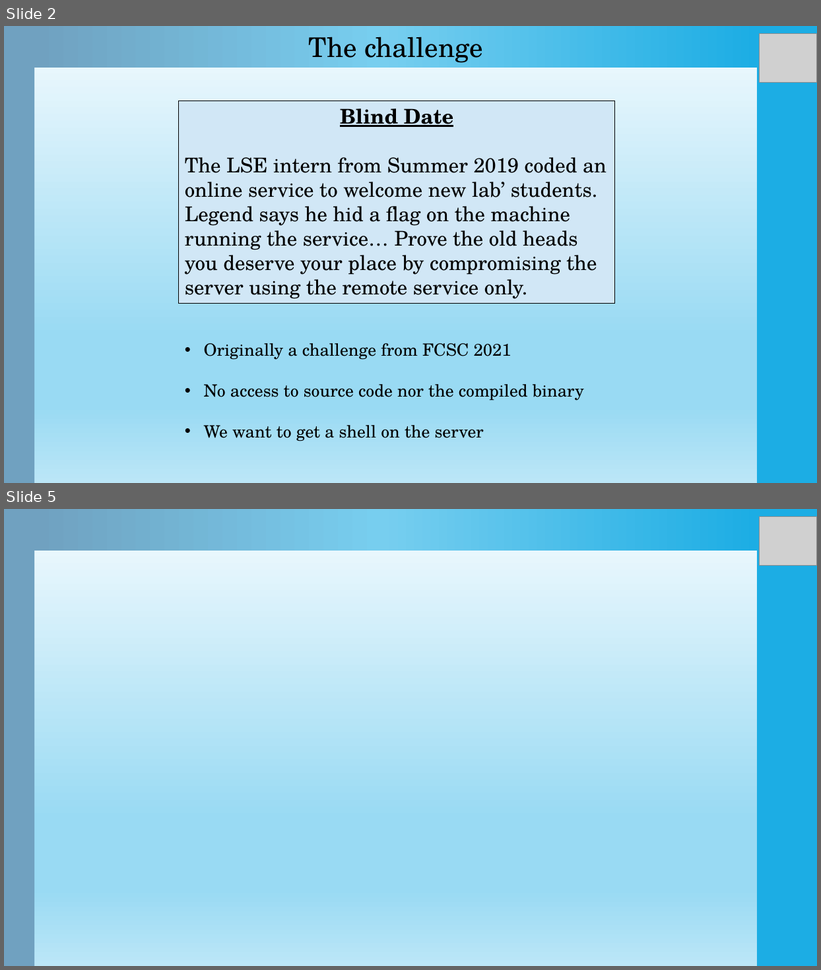
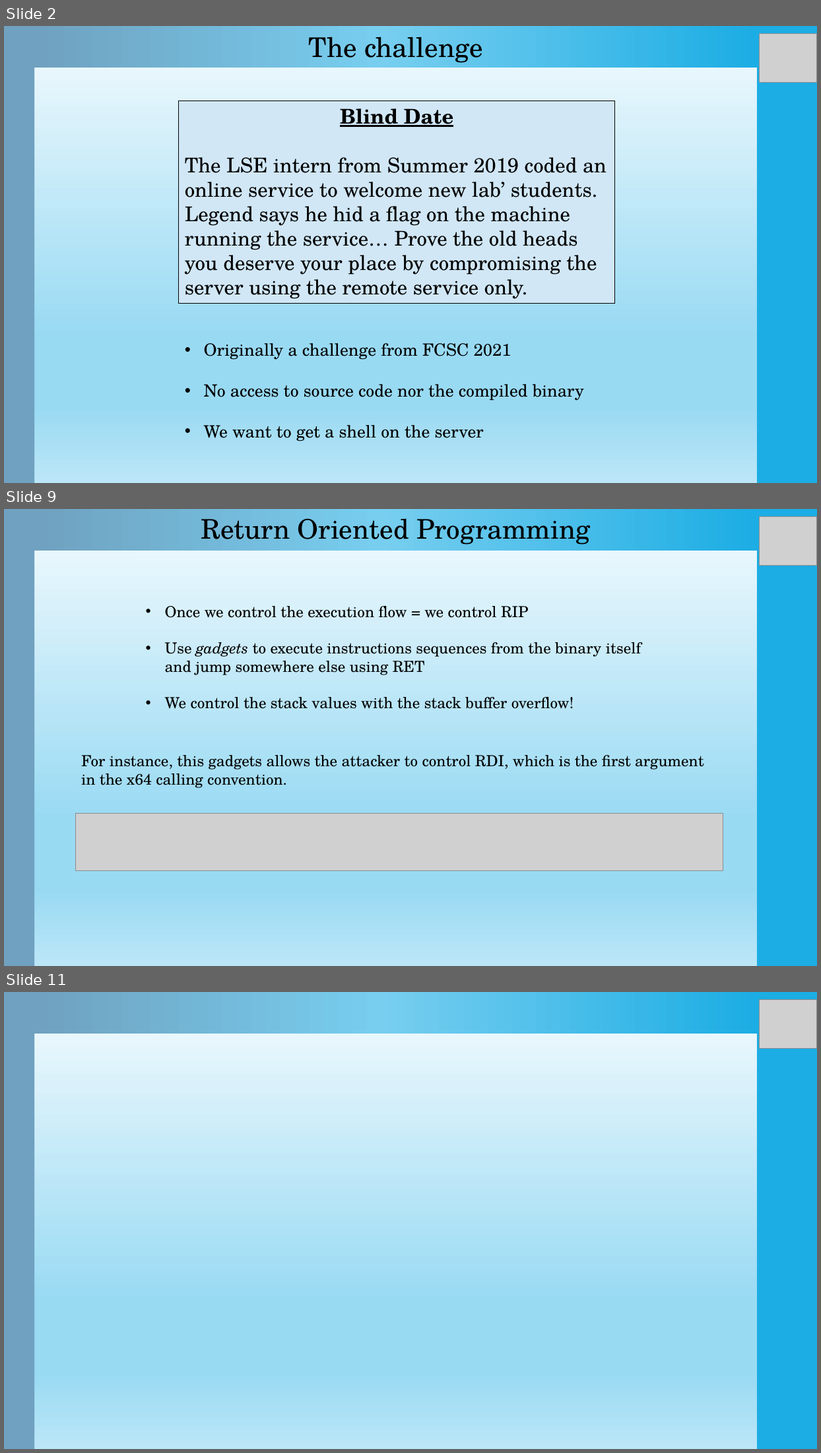
Before and after one commit to Ewael/LSE, a slide deck: Blind_Date/slides.pptx. Shown one above the other, each under a label of ours: slides 2 and 5 before the commit, slides 2, 9 and 11 after it; the slides between them are not shown. The pictures are 821x970 and 821x1453 pixels, drawn with LibreOffice and Linux fonts; fonts in the diff are those of the drawing; grey boxes stand for pictures. Boxes give left, top, right and bottom in pixels: in the first picture for what was removed or moved away, otherwise in the second. Text is boxed around its words. In the diff, an @@ line names an element or a change of style, - is before the commit and + after.

```diff
--- a/Blind_Date/slides.pptx
+++ b/Blind_Date/slides.pptx
@@ slide 9 added at (4, 509, 817, 966), background gradient #F4FBFE to #99DAF3 to #BBE6F7; not listed: 2 template elements that a slide beside it also shows @@
@@ rectangle added at (34, 509, 757, 551), fill gradient #1CADE4 to #77CEEF to #70A1C0 @@
@@ text added at (201, 518, 590, 545), 32 pt, text #000000 @@
+Return Oriented Programming
@@ picture added at (760, 517, 817, 566) @@
@@ text added at (165, 606, 641, 709), 18 pt, text #000000 @@
+• Once we control the execution flow = we control RIP
+• Use gadgets to execute instructions sequences from the binary itself and jump somewhere else using RET
+• We control the stack values with the stack buffer overflow!
@@ text added at (81, 755, 704, 788), 18 pt, text #000000 @@
+For instance, this gadgets allows the attacker to control RDI, which is the first argument in the x64 calling convention.
@@ picture added at (75, 813, 723, 871) @@
@@ what was slide 5 is now slide 11 @@
```
Also in this commit, not shown: 3 slides changed, 5 other slides added, 1 slide removed.
